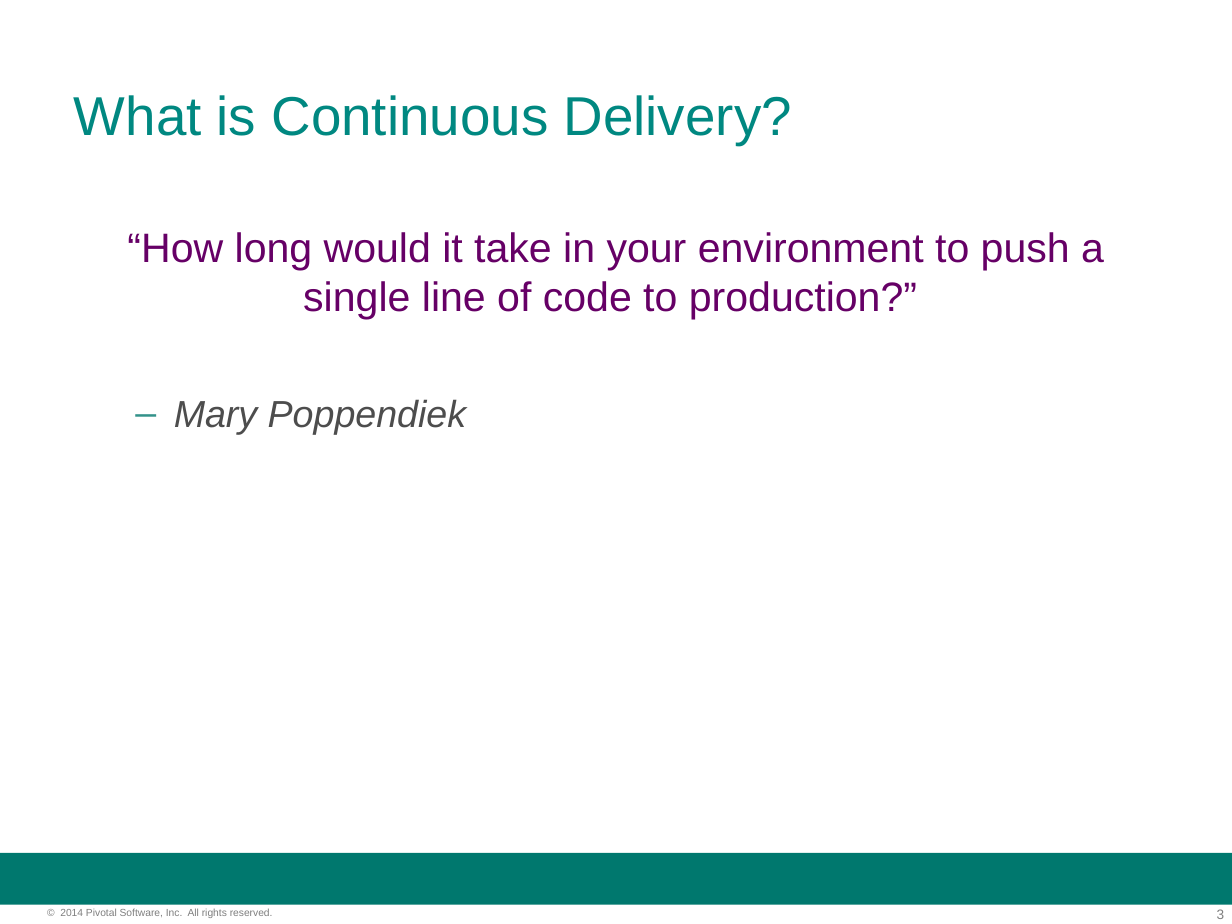
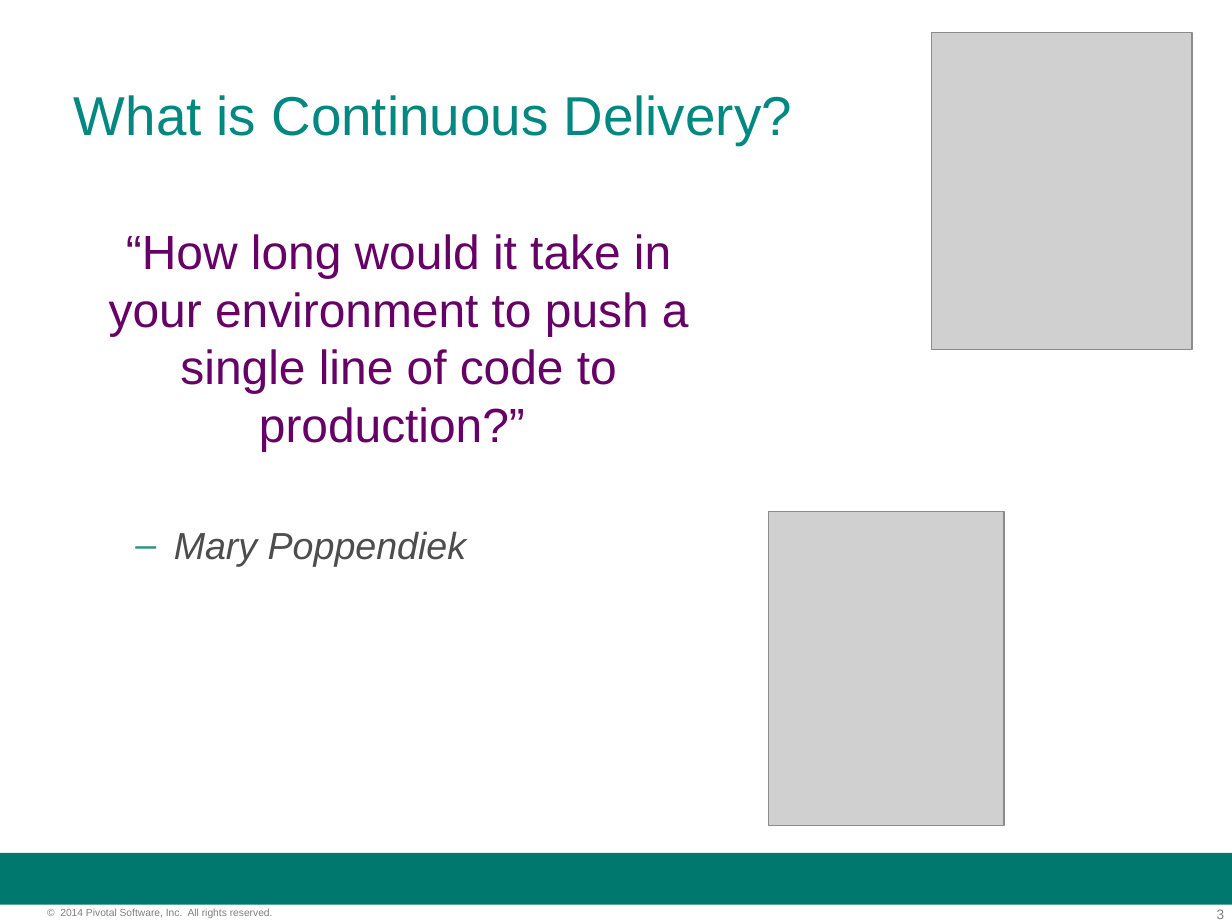
Before and after one commit to felipeg48/pcf-developer-cb, a slide deck: slide 3 of slides/32-continuous-delivery.ppt. Drawn at 1232x924 pixels with LibreOffice and Linux fonts; fonts in the diff are those of the drawing; grey boxes stand for pictures; background and template pictures are left out. Boxes give left, top, right and bottom in pixels: in the first picture for what was removed or moved away, otherwise in the second. Text is boxed around its words. In the diff, an @@ line names an element or a change of style, - is before the commit and + after.

Commit message:
Add image of Mary Poppendieck

```diff
--- a/slides/32-continuous-delivery.ppt
+++ b/slides/32-continuous-delivery.ppt
@@ picture added at (x1=931, y1=32, x2=1191, y2=349) @@
@@ text at (x1=109, y1=234, x2=689, y2=451): size 24 to 28 pt in "“How long would it take in your ..." @@
@@ picture added at (x1=769, y1=511, x2=1004, y2=825) @@
```
